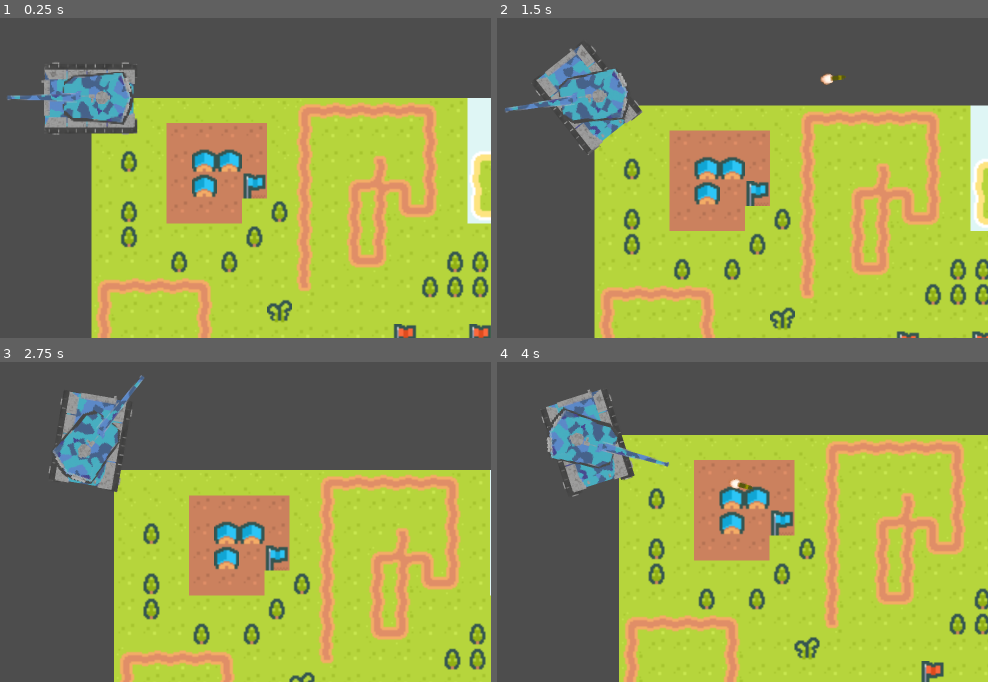
Above: before the commit, frames 1-4 (two rows, left to right).
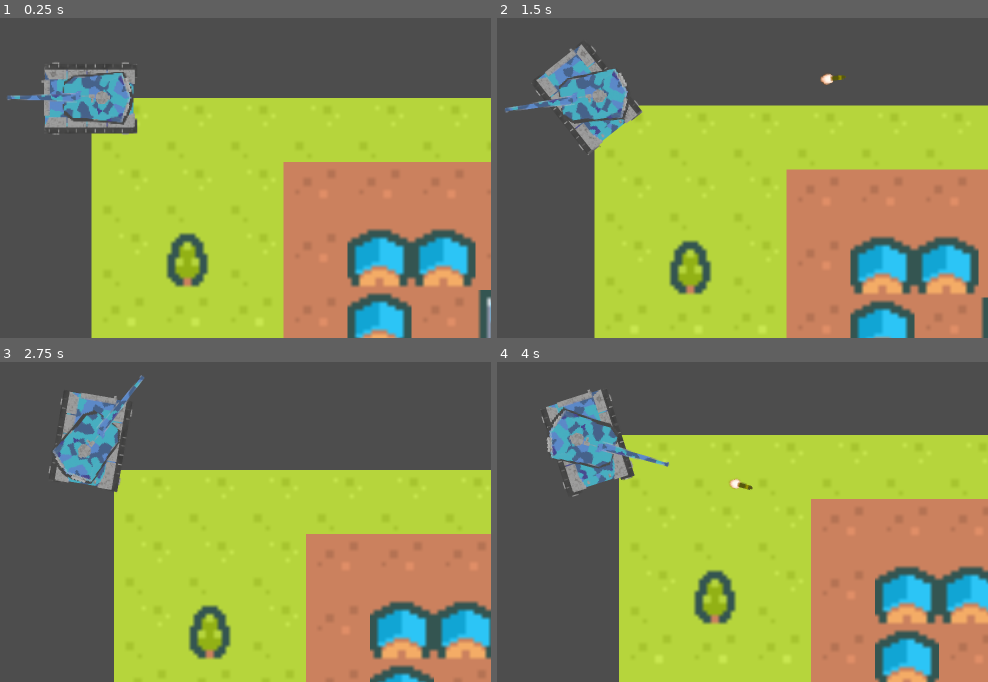
Above: after the commit, the same moments.

Repository: r0ckwav3/tankbattle
Game: Godot game, scene res://Scenes/TilemapTesting.tscn
Same seed, same stepped clock (60 frames per second), same inputs: the game is played once before the commit and once after it.
Inputs (mouse positions are in pixels of both pictures, inside the frame that each line leads up to):
- Up to frame 1 (0.25 s): no input
- Up to frame 2 (1.5 s): move the mouse to (762, 75) at 0.52 s; hold D (turn_right) 0.53-1.28 s; hold Space (shoot) 0.53-1.28 s; move the mouse to (outside the picture) at 1.27 s; hold Down (move_backward) from 1.28 s (still down); tap Space (shoot) at 1.35 s
- Up to frame 3 (2.75 s): move the mouse to (outside the picture) at 2.02 s; release Down (move_backward) at 2.03 s; hold D (turn_right) from 2.03 s (still down); hold Space (shoot) from 2.03 s (still down)
- Up to frame 4 (4 s): move the mouse to (546, 538) at 2.77 s; release D (turn_right) at 2.78 s; release Space (shoot) at 2.78 s; hold W (move_forward) 2.78-3.53 s; tap Space (shoot) at 2.85 s; move the mouse to (825, 515) at 3.52 s; hold A (turn_left) from 3.53 s (still down); hold Space (shoot) from 3.53 s (still down)

The runs differ from the first frame. In frame 1, 35% of the frame differs, in the area x 19-100%, y 25-100%; in frame 2, 33%; in frame 3, 28%; in frame 4, 31%.

Commit message:
increase map size

Diff:
--- a/tankbattle/Scenes/TilemapTesting.tscn
+++ b/tankbattle/Scenes/TilemapTesting.tscn
@@ -138,7 +138,7 @@
 [node name="TilemapTesting" type="Node2D"]
 
 [node name="TileMapLayer" type="TileMapLayer" parent="."]
-scale = Vector2(3.92, 3.92)
+scale = Vector2(10, 10)
 tile_map_data = PackedByteArray("AAAAAAAAAAACAAkAAAABAAAAAAACAAkAAAACAAAAAAACAAkAAAADAAAAAAACAAkAAAAEAAAAAAACAAkAAAAFAA …(6176 unchanged characters)…
 tile_set = SubResource("TileSet_m8j4c")
 
